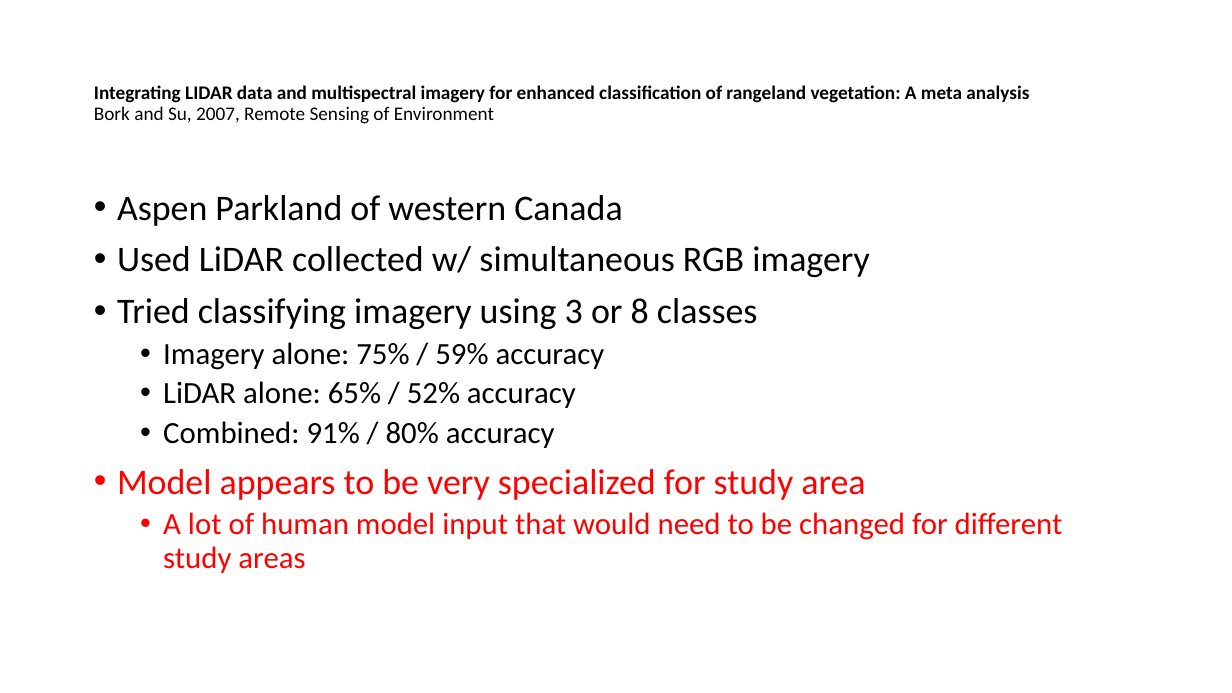
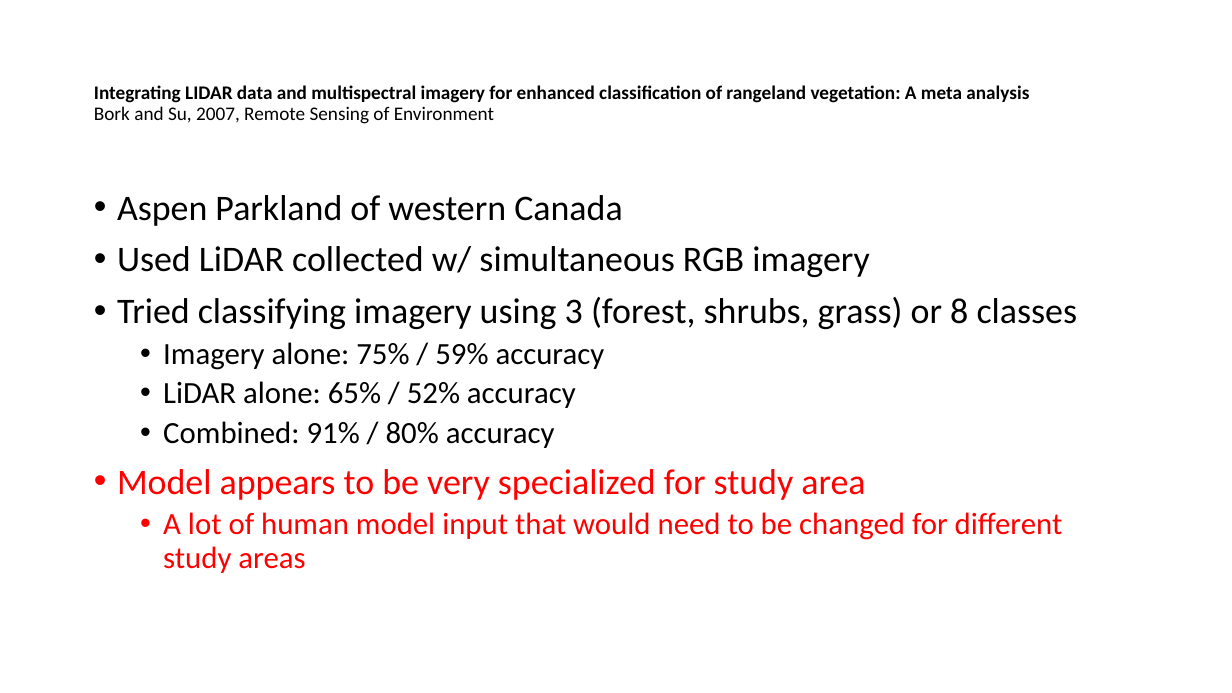
Before and after one commit to rsjones94/mtsu-geoscience-tools, a slide deck: slide 6 of writing/veglidar_litreview.pptx (slide 7 before the commit). Drawn at 1232x693 pixels with LibreOffice and Linux fonts; fonts in the diff are those of the drawing. Boxes give left, top, right and bottom in pixels: in the first picture for what was removed or moved away, otherwise in the second. Text is boxed around its words. In the diff, an @@ line names an element or a change of style, - is before the commit and + after.

```diff
--- a/writing/veglidar_litreview.pptx
+++ b/writing/veglidar_litreview.pptx
@@ text at <box>117,297,1078,329</box>: text changed @@
-• Tried classifying imagery using 3 or 8 classes
+• Tried classifying imagery using 3 (forest, shrubs, grass) or 8 classes
```
Also in this commit, not shown: 1 other slide changed, 6 slides added, 1 slide removed.
